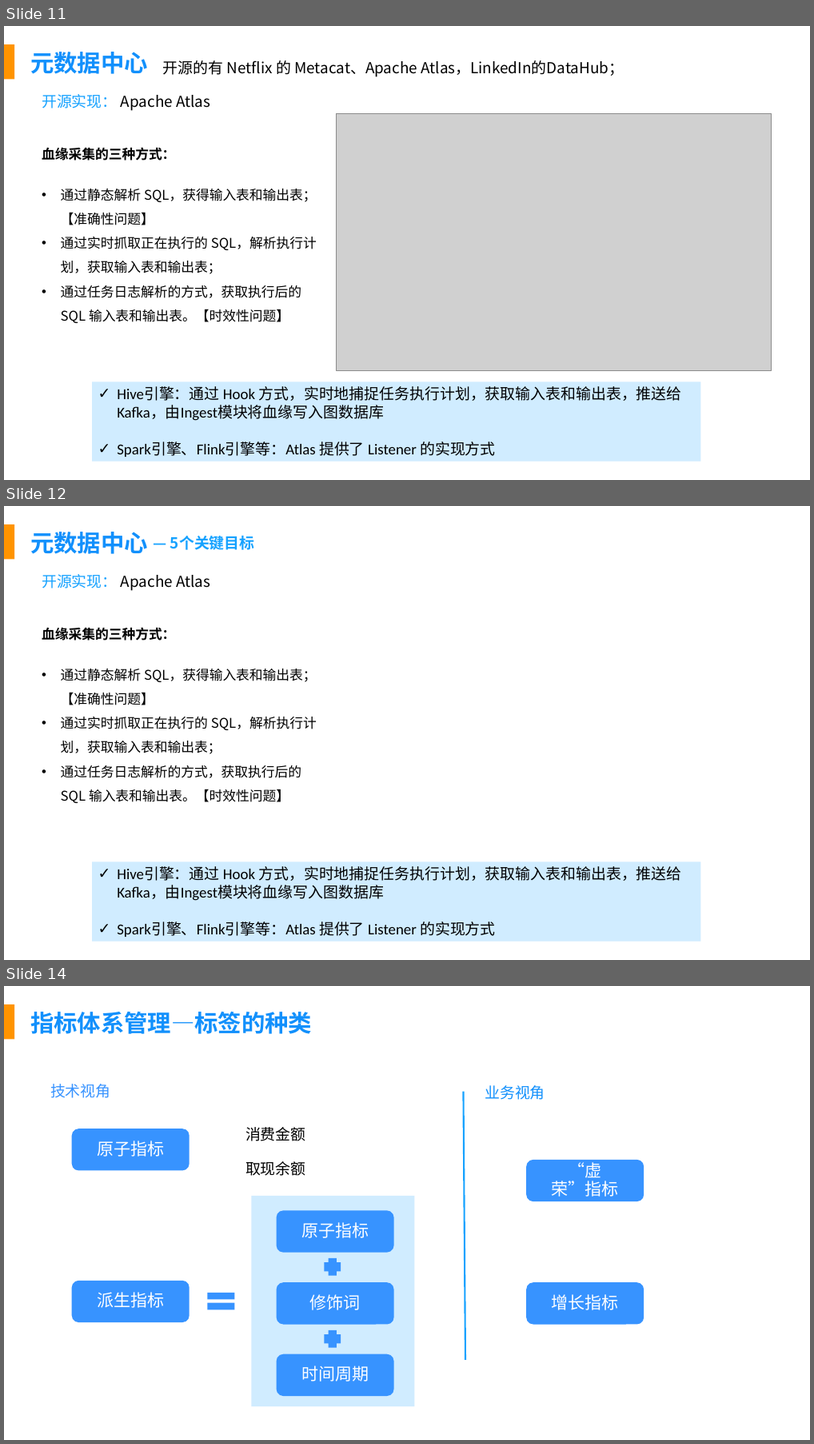
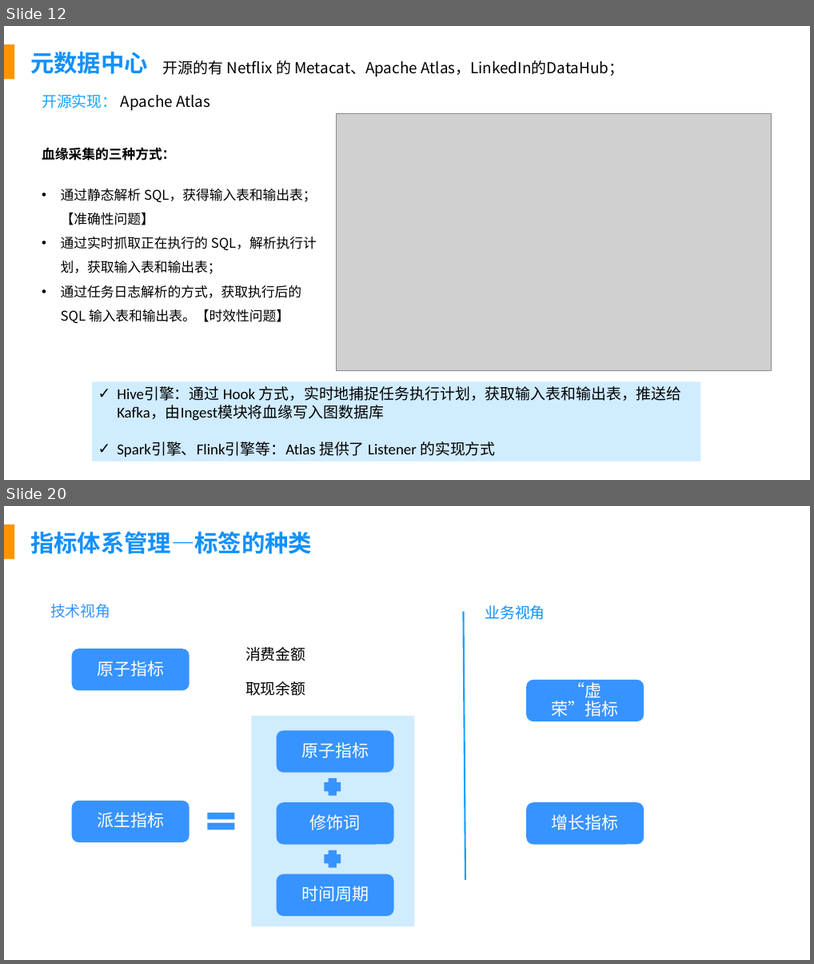
Before and after one commit to fancyChuan/reading-mindmap, a slide deck: PPT/数据建设知识体系.pptx. Shown one above the other, each under a label of ours: slides 11, 12 and 14 before the commit, slides 12 and 20 after it; the slides between them are not shown. The pictures are 814x1444 and 814x964 pixels, drawn with LibreOffice and Linux fonts; fonts in the diff are those of the drawing; grey boxes stand for pictures. Boxes give left, top, right and bottom in pixels: in the first picture for what was removed or moved away, otherwise in the second. Text is boxed around its words. In the diff, an @@ line names an element or a change of style, - is before the commit and + after.

Commit message:
Update 数据建设知识体系.pptx
元数据中心

```diff
--- a/PPT/数据建设知识体系.pptx
+++ b/PPT/数据建设知识体系.pptx
@@ slide 12 removed at (x1=4, y1=506, x2=810, y2=960), background #FFFFFF; not listed: 1 template element that a slide beside it also shows @@
@@ text removed at (x1=30, y1=532, x2=148, y2=554) @@
-元数据中心
@@ text removed at (x1=170, y1=536, x2=255, y2=550) @@
-— 5个关键目标
@@ text removed at (x1=42, y1=574, x2=210, y2=591) @@
-开源实现： Apache Atlas
@@ text removed at (x1=42, y1=627, x2=317, y2=803) @@
-血缘采集的三种方式：
-• 通过静态解析 SQL，获得输入表和输出表；【准确性问题】
-• 通过实时抓取正在执行的 SQL，解析执行计划，获取输入表和输出表；
-• 通过任务日志解析的方式，获取执行后的 SQL 输入表和输出表。【时效性问题】
@@ rectangle removed at (x1=92, y1=862, x2=702, y2=941) @@
-✓ Hive引擎：通过 Hook 方式，实时地捕捉任务执行计划，获取输入表和输出表，推送给 Kafka，由Ingest模块将血缘写入图数据库
-✓ Spark引擎、Flink引擎等：Atlas 提供了 Listener 的实现方式
@@ what was slide 11 is now slide 12 @@
@@ what was slide 14 is now slide 20 @@
```
Also in this commit, not shown: 8 slides added, 1 other slide removed.
